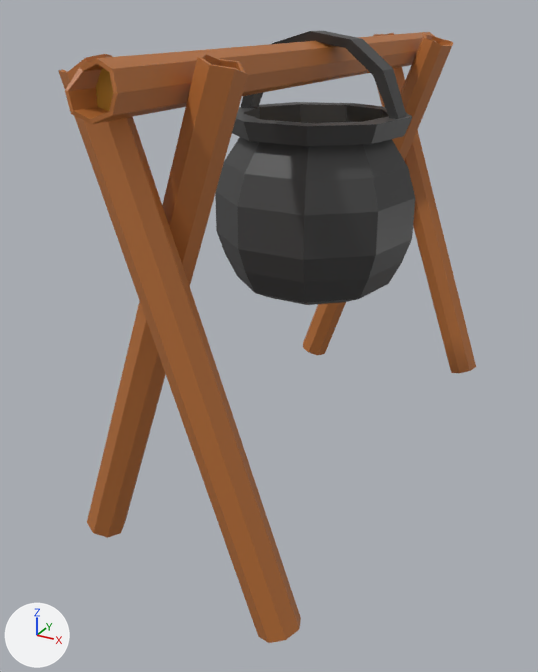
Two versions of the glTF model Model/Campfire/pot/pot.glb, one commit apart.
Rendered twice from a 50 mm lens placed at (4.42, -9.38, 3.51), pointed at (-0.39, -0.63, -0.86). Lighting does not change. The marker at lower left points along +X, +Y and +Z. The older version comes first. Where no turn or scale is listed for an object, it has been applied to the vertices.
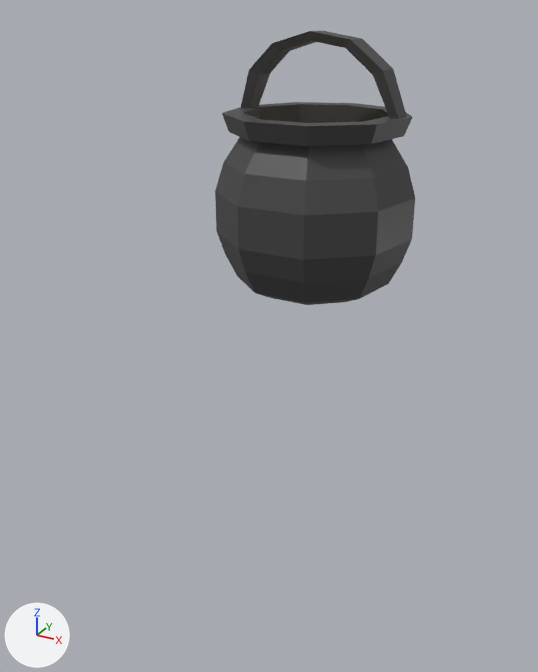
What differs and where, as boxes [x1, y1, x2, y2] in the pictures (538 x 672 px):
'Cylinder.001', deleted (orange): before [58, 33, 476, 643]
'Cylinder.003', deleted (orange): before [65, 32, 434, 124]
    faces in mat_material_006 (orange #b66e35): [65, 32, 434, 124]
    faces in mat_material_007 (orange #ca9536): [96, 68, 113, 111]

The change in detail:
Object 'Cylinder.003' (ob_cylinder_003) is deleted.
Object 'Cylinder.001' (ob_cylinder_001) is deleted.
